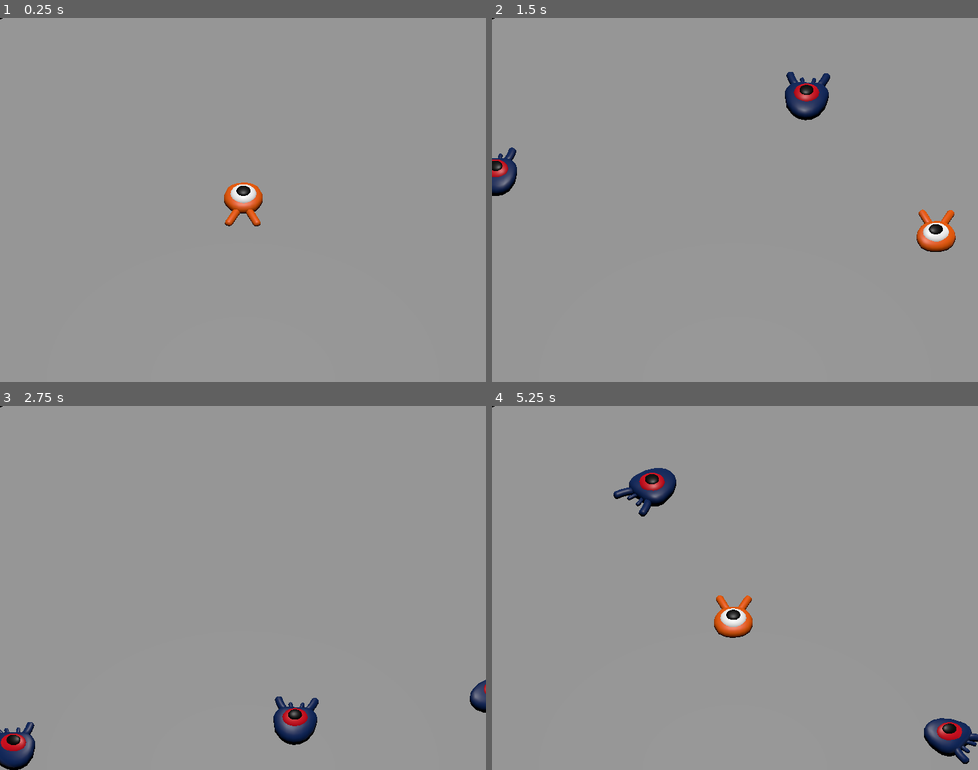
Above: before the commit, frames 1-4 (two rows, left to right).
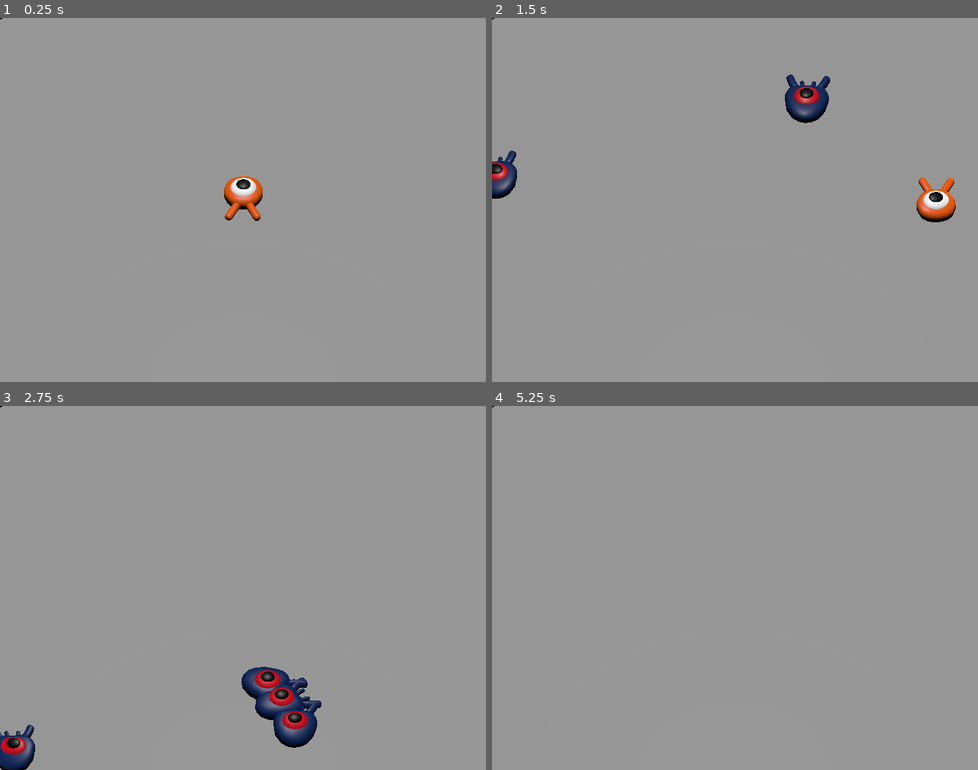
Above: after the commit, the same moments.

Repository: Nstamour-art/your-first-3d-game
Game: Godot game, scene res://scenes/main.tscn
Two runs of this game, one before a commit and one after it. Both use one fixed random seed, a clock stepped at 60 frames per second and the inputs below.
Inputs:
- Up to frame 1 (0.25 s): no input
- Up to frame 2 (1.5 s): tap Enter at 0.5 s; hold D (move_right) 0.53-1.28 s; tap Space (jump) at 0.6, 0.77, 1.07, 1.35 s; hold S (move_back) from 1.28 s (still down)
- Up to frame 3 (2.75 s): tap Space (jump) at 1.52, 1.82, 2.1 s; release S (move_back) at 2.03 s; hold D (move_right) from 2.03 s (still down)
- Up to frame 4 (5.25 s): release D (move_right) at 2.78 s; hold W (move_forward) 2.78-3.53 s; tap Space (jump) at 2.85, 3.02, 3.32, 3.6, 3.77, 4.07, 4.35, 4.52, 4.82, 5.1 s; hold Left (move_left) 3.53-5.03 s; hold S (move_back) from 5.03 s (still down)

The runs differ from the first frame. In frame 1, 0.8% of the frame differs, in the area x 46-55%, y 43-58%; in frame 2, 2.1%; in frame 3, 2.4%; in frame 4, 2.5%, in the area x 25-100%, y 17-99%.

Commit message:
Update Project to add player death mechanic

Diff:
--- a/3d_squash_the_creeps_starter/project.godot
+++ b/3d_squash_the_creeps_starter/project.godot
@@ -17,7 +17,7 @@
 config/name="Squash the Creeps (3D)"
 config/description="In this game, your goal is to chase and kick out the creeps!"
 run/main_scene="res://scenes/main.tscn"
-config/features=PackedStringArray("4.6")
+config/features=PackedStringArray("4.5")
 config/icon="res://icon.webp"
 
 [display]
@@ -70,17 +70,34 @@
 
 virtual_controller/ios/enable_controller=true
 
+[layer_names]
+
+3d_physics/layer_1="player"
+3d_physics/layer_2="enemies"
+3d_physics/layer_3="world"
+
 [rendering]
 
+renderer/rendering_method="forward_plus"
 anti_aliasing/quality/msaa_3d=2
 
 [xogot]
 
 project/breakpoints={}
 project/editorState=[{
-"column": 8,
+"column": 0,
 "current": true,
-"line": 3,
+"line": 0,
+"path": "res://scripts/player.gd",
+"type": "file"
+}, {
+"column": 25,
+"line": 11,
 "path": "res://scripts/mob.gd",
 "type": "file"
+}, {
+"column": 20,
+"line": 15,
+"path": "res://scripts/main.gd",
+"type": "file"
 }]
--- a/3d_squash_the_creeps_starter/scenes/main.tscn
+++ b/3d_squash_the_creeps_starter/scenes/main.tscn
@@ -29,6 +29,8 @@
 
 [node name="Ground" type="StaticBody3D" parent="."]
 transform = Transform3D(1, 0, 0, 0, 1, 0, 0, 0, 1, 0, -1, 0)
+collision_layer = 4
+collision_mask = 0
 
 [node name="CollisionShape3D" type="CollisionShape3D" parent="Ground"]
 shape = SubResource("BoxShape3D_sgp6g")
@@ -83,4 +85,5 @@
 wait_time = 0.5
 autostart = true
 
+[connection signal="hit" from="Player" to="." method="_on_player_hit"]
 [connection signal="timeout" from="MobTimer" to="." method="_on_mob_timer_timeout"]
--- a/3d_squash_the_creeps_starter/scenes/mob.tscn
+++ b/3d_squash_the_creeps_starter/scenes/mob.tscn
@@ -6,18 +6,20 @@
 [sub_resource type="BoxShape3D" id="BoxShape3D_bsing"]
 size = Vector3(1.7824707, 0.9141846, 2.0949707)
 
-[node name="Mob" type="CharacterBody3D" unique_id=423597163]
+[node name="Mob" type="CharacterBody3D" groups=["mob"]]
+collision_layer = 2
+collision_mask = 0
 script = ExtResource("1_bsing")
 
-[node name="Pivot" type="Marker3D" parent="." unique_id=1982052622]
+[node name="Pivot" type="Marker3D" parent="."]
 
-[node name="Character" parent="Pivot" unique_id=2097228051 instance=ExtResource("1_4are2")]
+[node name="Character" parent="Pivot" instance=ExtResource("1_4are2")]
 
-[node name="VisibleOnScreenNotifier3D" type="VisibleOnScreenNotifier3D" parent="." unique_id=652061682]
+[node name="VisibleOnScreenNotifier3D" type="VisibleOnScreenNotifier3D" parent="."]
 transform = Transform3D(1, 0, 0, 0, 1, 0, 0, 0, 1, 0, 0.3957997, 0.20133537)
 aabb = AABB(-1.2070478, -0.5806732, -1.7613121, 2.4140956, 1.1613464, 3.5226243)
 
-[node name="CollisionShape3D" type="CollisionShape3D" parent="." unique_id=1172027181]
+[node name="CollisionShape3D" type="CollisionShape3D" parent="."]
 transform = Transform3D(1, 0, 0, 0, 1, 0, 0, 0, 1, -0.008911133, 0.22857666, -0.13977051)
 shape = SubResource("BoxShape3D_bsing")
 
--- a/3d_squash_the_creeps_starter/scenes/player.tscn
+++ b/3d_squash_the_creeps_starter/scenes/player.tscn
@@ -1,18 +1,34 @@
-[gd_scene format=3 uid="uid://ceuu150fmggvr"]
+[gd_scene load_steps=5 format=3 uid="uid://ceuu150fmggvr"]
 
 [ext_resource type="PackedScene" uid="uid://d0ypm0v45pwdv" path="res://art/player.glb" id="1_3vyb7"]
 [ext_resource type="Script" uid="uid://cggoe7fgglr" path="res://scripts/player.gd" id="1_g2els"]
 
 [sub_resource type="SphereShape3D" id="SphereShape3D_3vyb7"]
-radius = 1.0494562
+radius = 1.0258267
 
-[node name="Player" type="CharacterBody3D" unique_id=1889054495]
+[sub_resource type="CylinderShape3D" id="CylinderShape3D_g2els"]
+height = 0.3133545
+radius = 1.1708984
+
+[node name="Player" type="CharacterBody3D"]
+collision_mask = 6
 script = ExtResource("1_g2els")
 
-[node name="Pivot" type="Node3D" parent="." unique_id=817413124]
+[node name="Pivot" type="Node3D" parent="."]
 
-[node name="Character" parent="Pivot" unique_id=1332408420 instance=ExtResource("1_3vyb7")]
+[node name="Character" parent="Pivot" instance=ExtResource("1_3vyb7")]
 
-[node name="CollisionShape3D" type="CollisionShape3D" parent="." unique_id=1003633568]
-transform = Transform3D(1, 0, 0, 0, 1, 0, 0, 0, 1, 0, 0.9932307, 0)
+[node name="CollisionShape3D" type="CollisionShape3D" parent="."]
+transform = Transform3D(1, 0, 0, 0, 1, 0, 0, 0, 1, 0, 0.49944675, 0)
 shape = SubResource("SphereShape3D_3vyb7")
+
+[node name="MobDetector" type="Area3D" parent="."]
+collision_layer = 0
+collision_mask = 2
+monitorable = false
+
+[node name="CollisionShape3D" type="CollisionShape3D" parent="MobDetector"]
+transform = Transform3D(1, 0, 0, 0, 1, 0, 0, 0, 1, 0, 0.26570117, 0)
+shape = SubResource("CylinderShape3D_g2els")
+
+[connection signal="body_entered" from="MobDetector" to="." method="_on_mob_detector_body_entered"]
--- a/3d_squash_the_creeps_starter/scripts/main.gd
+++ b/3d_squash_the_creeps_starter/scripts/main.gd
@@ -2,11 +2,15 @@
 
 @export var mob_scene: PackedScene
 
+
 func _on_mob_timer_timeout() -> void:
-	var mob = mob_scene.instantiate()
-	var mob_spawn_location = get_node("SpawnPath/SpawnLocation")
-	mob_spawn_location.progress_ratio = randf()
-	var player_position = $Player.position
-	mob.initialize(mob_spawn_location.position, player_position)
+    var mob = mob_scene.instantiate()
+    var mob_spawn_location = get_node("SpawnPath/SpawnLocation")
+    mob_spawn_location.progress_ratio = randf()
+    var player_position = $Player.position
+    mob.initialize(mob_spawn_location.position, player_position)
 
-	add_child(mob)
+    add_child(mob)
+
+func _on_player_hit() -> void:
+    $MobTimer.stop()
--- a/3d_squash_the_creeps_starter/scripts/mob.gd
+++ b/3d_squash_the_creeps_starter/scripts/mob.gd
@@ -1,19 +1,27 @@
 extends CharacterBody3D
 
-# Minimum speed of the mob in meters per second.
-@export var min_speed: int = 10
-# Maximum speed of the mob in meters per second.
-@export var max_speed: int = 18
+signal squashed
 
-func _physics_process(_delta):
-	move_and_slide()
+@export var min_speed = 10
+@export var max_speed = 18
 
-func initialize(start_position, player_position):
-	look_at_from_position(start_position, player_position, Vector3.UP)
-	rotate_y(randf_range(-PI / 4, PI / 4))
-	var random_speed = randi_range(min_speed, max_speed)
-	velocity = Vector3.FORWARD * random_speed
-	velocity = velocity.rotated(Vector3.UP, rotation.y)
+func _physics_process(_delta: float) -> void:
+    move_and_slide()
 
-func _on_visible_on_screen_notifier_3d_screen_exited():
-	queue_free()
+func initialize(start_position, player_position) -> void:
+    player_position.y = 0
+    look_at_from_position(start_position, player_position, Vector3.UP)
+    rotate_y(randf_range(-PI / 4, PI / 4))
+    print(min_speed)
+    print(max_speed)
+    var random_speed = randi_range(min_speed, max_speed)
+    velocity = Vector3.FORWARD * random_speed
+    velocity = velocity.rotated(Vector3.UP, rotation.y)
+
+
+func _on_screen_exited() -> void:
+    queue_free()
+
+func squash():
+    squashed.emit()
+    queue_free()
--- a/3d_squash_the_creeps_starter/scripts/player.gd
+++ b/3d_squash_the_creeps_starter/scripts/player.gd
@@ -1,33 +1,61 @@
 extends CharacterBody3D
+
+signal hit
 
 @export var speed = 14
 
 @export var fall_acceleration = 75
 
+@export var jump_impulse = 20
+
+@export var bounce_impulse = 16
+
 var target_velocity = Vector3.ZERO
 
 func _physics_process(delta: float) -> void:
-	var direction = Vector3.ZERO
+    var direction = Vector3.ZERO
 
-	if Input.is_action_pressed("move_right"):
-		direction.x += 1
-	if Input.is_action_pressed("move_left"):
-		direction.x -= 1
-	if Input.is_action_pressed("move_back"):
-		direction.z += 1
-	if Input.is_action_pressed("move_forward"):
-		direction.z -= 1
+    if Input.is_action_pressed("move_right"):
+        direction.x += 1
+    if Input.is_action_pressed("move_left"):
+        direction.x -= 1
+    if Input.is_action_pressed("move_back"):
+        direction.z += 1
+    if Input.is_action_pressed("move_forward"):
+        direction.z -= 1
 
-	if direction != Vector3.ZERO:
-		direction = direction.normalized()
+    if direction != Vector3.ZERO:
+        direction = direction.normalized()
 
-		$Pivot.basis = Basis.looking_at(direction)
+        $Pivot.basis = Basis.looking_at(direction)
 
-	target_velocity.x = direction.x * speed
-	target_velocity.z = direction.z * speed
+    target_velocity.x = direction.x * speed
+    target_velocity.z = direction.z * speed
 
-	if not is_on_floor():
-		target_velocity.y = target_velocity.y - (fall_acceleration * delta)
+    if not is_on_floor():
+        target_velocity.y = target_velocity.y - (fall_acceleration * delta)
 
-	velocity = target_velocity
-	move_and_slide()
+    velocity = target_velocity
+
+    if is_on_floor() and Input.is_action_just_pressed("jump"):
+        target_velocity.y = jump_impulse
+
+    for index in range(get_slide_collision_count()):
+        var collision = get_slide_collision(index)
+        if collision.get_collider() == null:
+            continue
+        if collision.get_collider().is_in_group("mob"):
+            var mob = collision.get_collider()
+            if Vector3.UP.dot(collision.get_normal()) > 0.1:
+                mob.squash()
+                target_velocity.y = bounce_impulse
+                break
+
+    move_and_slide()
+
+func die():
+    hit.emit()
+    queue_free()
+
+func _on_mob_detector_body_entered(body: Node3D) -> void:
+    die()
Not shown: 1 places in 3d_squash_the_creeps_starter/scenes/main.tscn that only renumber resources
Not shown: 1 places in 3d_squash_the_creeps_starter/scenes/mob.tscn that only renumber resources
